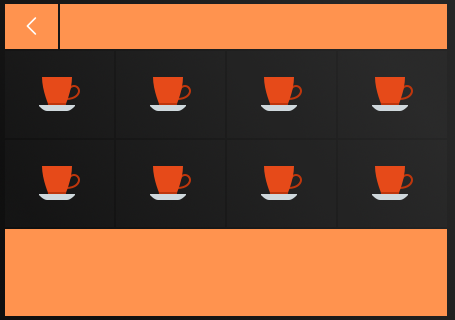
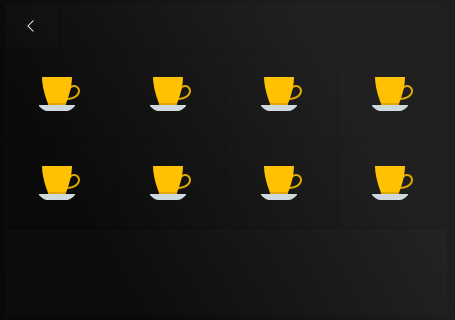
Revision of a layered 455x320 image; what changed, layer by layer:
renamed "Background copy" to "icons8-up-squared-22.png copy #3", moved it above "Layer Group #2", painted on it over [0, 0, 455, 320]
renamed "icons8-espresso-cup-48 (3).png copy #10" to "icons8-coffee-48-yellow.png copy #6", moved it above "icons8-coffee-48-yellow.png copy #5", painted on it over [39, 77, 80, 111]
renamed "icons8-espresso-cup-48 (3).png copy #9" to "icons8-coffee-48-yellow.png copy #5", moved it above "icons8-coffee-48-yellow.png copy #4", painted on it over [150, 77, 191, 111]
renamed "icons8-espresso-cup-48 (3).png copy #3" to "icons8-coffee-48-yellow.png copy #4", painted on it over [372, 166, 413, 200]
showed group "Layer Group" (10 layers), opacity 100% → 34% over [5, 4, 447, 316]
moved "Layer copy #18" into group "Layer Group" over [338, 140, 447, 227]
moved "Layer copy #5" into group "Layer Group" over [227, 140, 336, 227]
moved "Layer copy #6" into group "Layer Group" over [116, 140, 225, 227]
moved "Layer copy #3" into group "Layer Group" over [5, 140, 114, 227]
moved "Layer copy" into group "Layer Group" over [338, 51, 447, 138]
moved "Layer copy #1" into group "Layer Group" over [227, 51, 336, 138]
moved "Layer copy #2" into group "Layer Group" over [116, 51, 225, 138]
moved "Layer" into group "Layer Group" over [5, 51, 114, 138]
moved "Layer #5" into group "Layer Group" over [5, 4, 447, 49]
moved "Layer #1" into group "Layer Group" over [5, 229, 447, 316]
added group "BUTTONS ON" (1%) with 2 layers above "MaxPixel.net-Stars-Background-Night-Sky-Blue-Background-2284594 (1).jpg" over [5, 4, 447, 316]
moved "Layer #2" into group "BUTTONS ON", painted on it over [5, 229, 447, 316]
moved "Layer #7" into group "BUTTONS ON", painted on it over [5, 4, 447, 49]
renamed "Layer #9" to "Layer #8", showed it, opacity 2% → 100%, painted on it over [0, 0, 455, 320]
showed "Background" over [0, 0, 452, 320]
…and 6 more changes (5 painted, 1 removed, 5 renamed, 1 stack)
